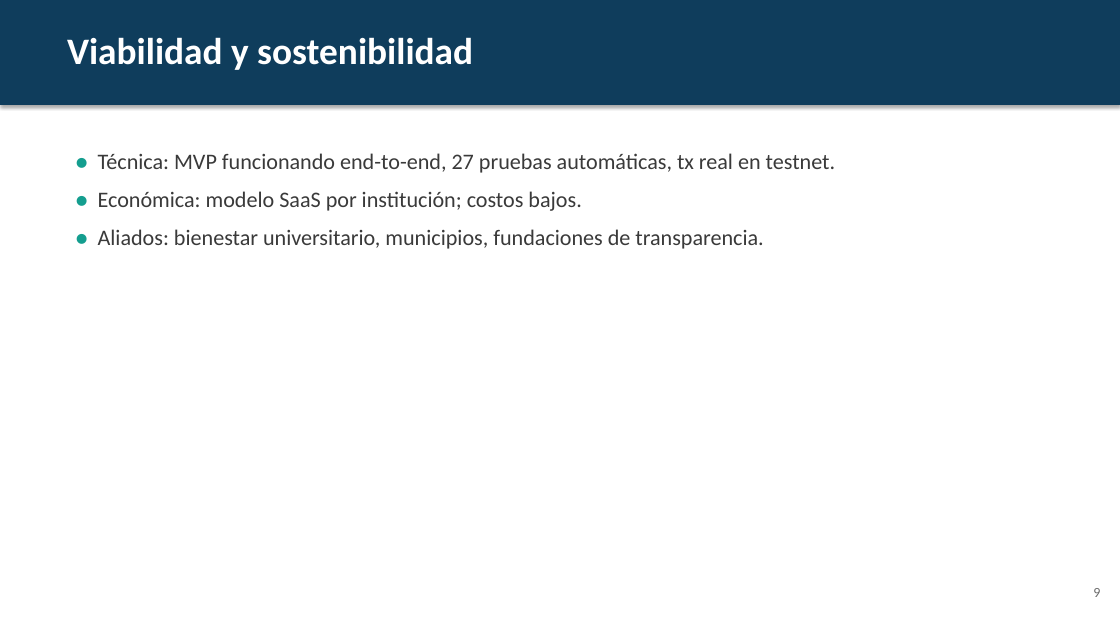
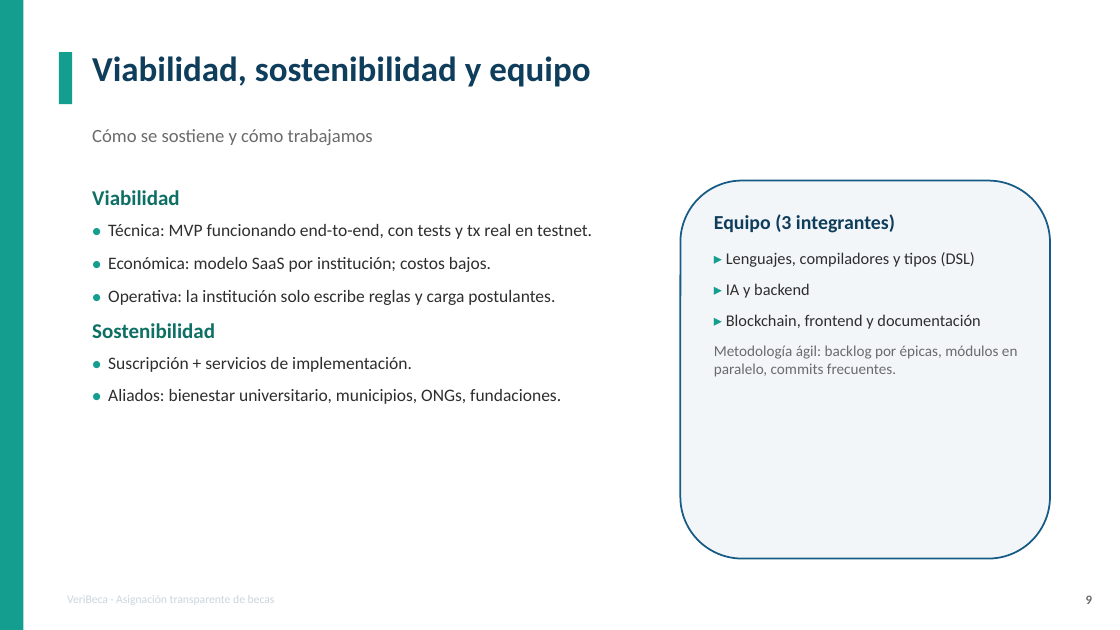
Before and after one commit to santivicente/veribeca, a slide deck: slide 9 of docs/VeriBeca-Pitch.pptx. Drawn at 1120x630 pixels with LibreOffice and Linux fonts; fonts in the diff are those of the drawing. Boxes give left, top, right and bottom in pixels: in the first picture for what was removed or moved away, otherwise in the second. Text is boxed around its words. In the diff, an @@ line names an element or a change of style, - is before the commit and + after.

```diff
--- a/docs/VeriBeca-Pitch.pptx
+++ b/docs/VeriBeca-Pitch.pptx
@@ rectangle removed at box(0, 0, 1120, 105) @@
@@ rectangle added at box(0, 0, 24, 630), fill #149E8F @@
@@ rectangle added at box(59, 52, 72, 104), fill #149E8F @@
@@ text at box(92, 56, 590, 87): text changed; size 32 to 30 pt; text colour #FFFFFF to #0F3D5C @@
-Viabilidad y sostenibilidad
+Viabilidad, sostenibilidad y equipo
@@ text added at box(92, 129, 373, 145), 16 pt, text #6B6B6B @@
+Cómo se sostiene y cómo trabajamos
@@ text "Viabilidad": place and size @@
-text "Viabilidad" at box(98, 153, 835, 249)
+text "Viabilidad" at box(92, 190, 592, 404)
@@ text at box(92, 190, 592, 239): text changed; size 19 to 15 pt; text colour #3A3A3A to #2E2E2E @@
-● Técnica: MVP funcionando end-to-end, 27 pruebas automáticas, tx real en testnet.
+Viabilidad
+● Técnica: MVP funcionando end-to-end, con tests y tx real en testnet.
@@ rounded rectangle added at box(681, 181, 1050, 559), fill #F3F6F9, outline #165A86 1.5 pt @@
@@ text added at box(714, 214, 1018, 377), 14 pt, text #2E2E2E @@
+Equipo (3 integrantes)
+▸ Lenguajes, compiladores y tipos (DSL)
+▸ IA y backend
+▸ Blockchain, frontend y documentación
+Metodología ágil: backlog por épicas, módulos en paralelo, commits frecuentes.
@@ text at box(108, 257, 491, 272): size 18 to 13 pt in "●"; size 19 to 15 pt, text colour #3A3A3A to #2E2E2E in "Económica: modelo SaaS por institución; costos bajos." @@
@@ text at box(92, 290, 561, 404): text changed; size 19 to 15 pt; text colour #3A3A3A to #2E2E2E @@
-● Aliados: bienestar universitario, municipios, fundaciones de transparencia.
+● Operativa: la institución solo escribe reglas y carga postulantes.
+Sostenibilidad
+● Suscripción + servicios de implementación.
+● Aliados: bienestar universitario, municipios, ONGs, fundaciones.
@@ text added at box(67, 595, 275, 605), 10 pt, text #C9D6DE @@
+VeriBeca · Asignación transparente de becas
@@ text "9": place and size @@
-text "9" at box(1093, 588, 1100, 597)
+text "9" at box(1086, 595, 1092, 604)
@@ text "9" at box(1086, 595, 1092, 604): size 12 to 11 pt, bold on; more space between paragraphs @@
```
Also in this commit, not shown: 6 other slides changed, 3 slides added, 3 slides removed.
